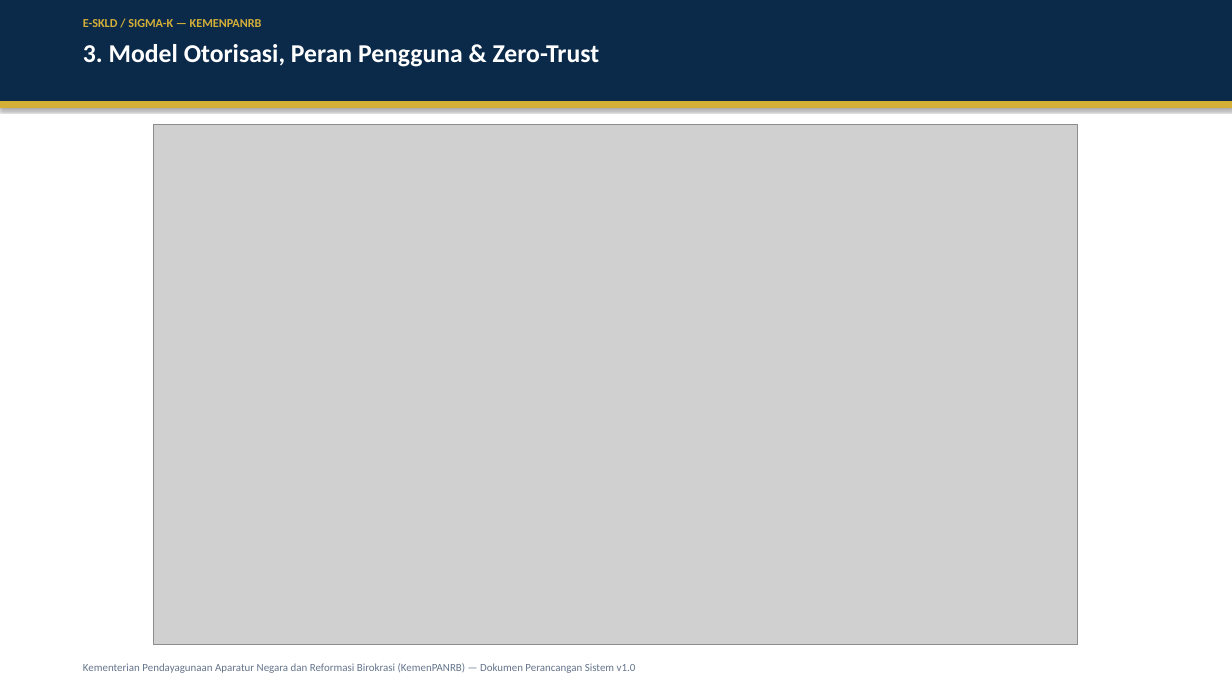
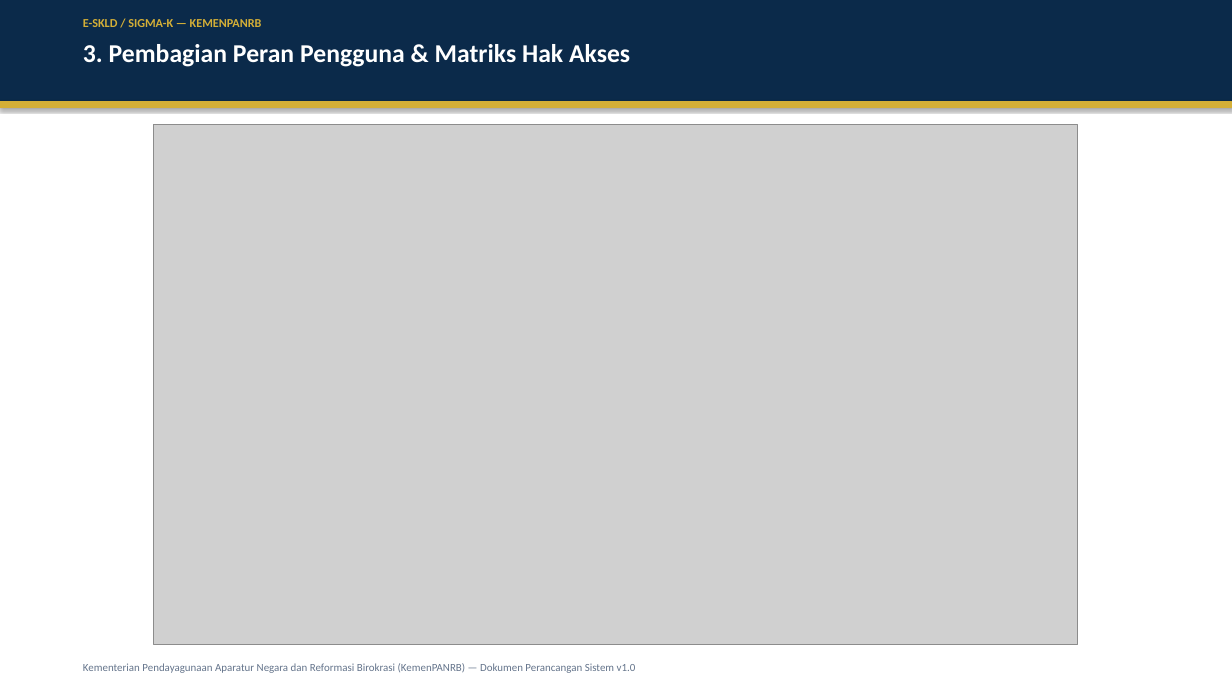
Before and after one commit to B3rlinSugi/Sigma-K, a slide deck: slide 4 of docs/PRESENTASI_PERANCANGAN_SIGMA-K_v1.0.pptx. Drawn at 1232x693 pixels with LibreOffice and Linux fonts; fonts in the diff are those of the drawing; grey boxes stand for pictures. Boxes give left, top, right and bottom in pixels: in the first picture for what was removed or moved away, otherwise in the second. Text is boxed around its words. In the diff, an @@ line names an element or a change of style, - is before the commit and + after.

```diff
--- a/docs/PRESENTASI_PERANCANGAN_SIGMA-K_v1.0.pptx
+++ b/docs/PRESENTASI_PERANCANGAN_SIGMA-K_v1.0.pptx
@@ text at [83,44,630,67]: text changed @@
-3. Model Otorisasi, Peran Pengguna & Zero-Trust
+3. Pembagian Peran Pengguna & Matriks Hak Akses
```
Also in this commit, not shown: 13 other slides changed, 24 other files.
